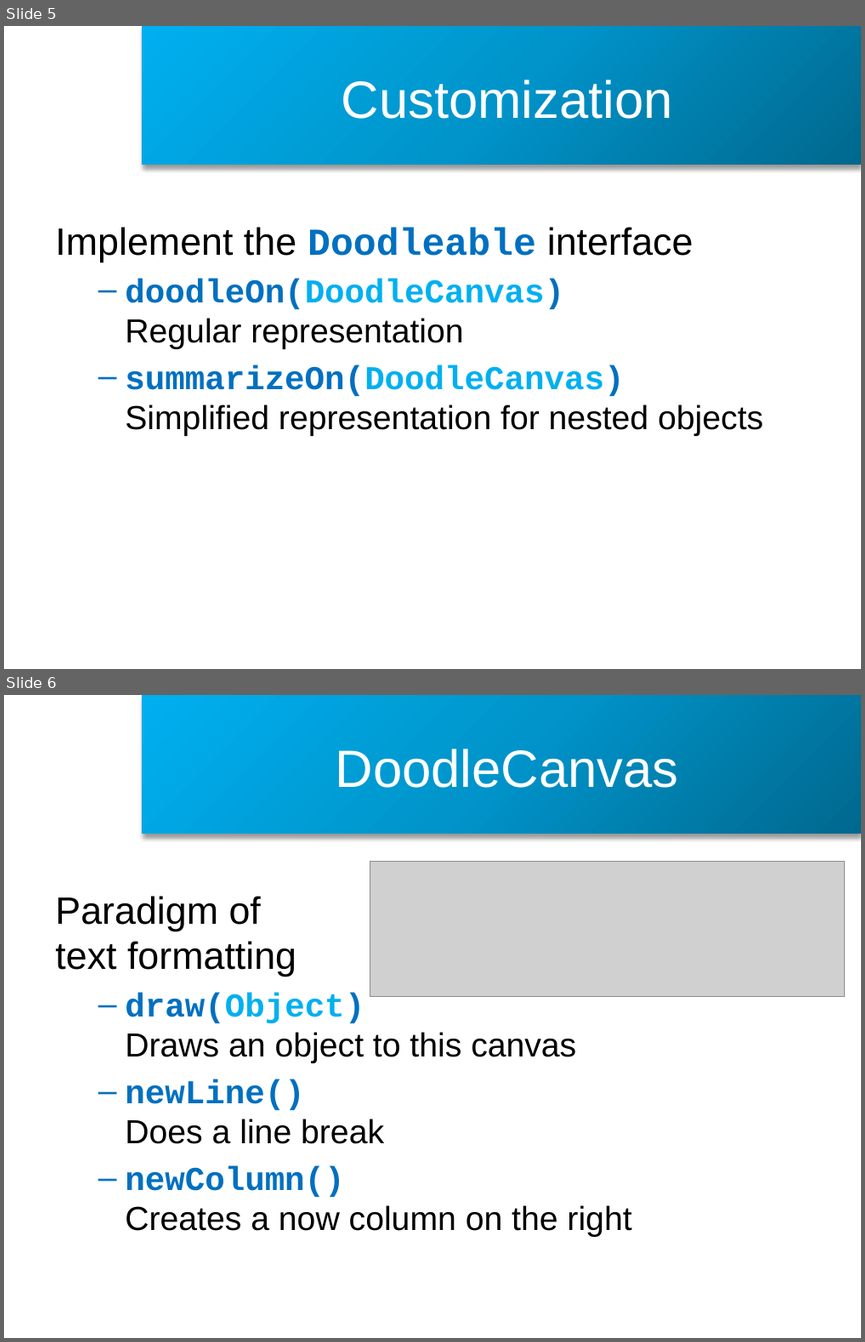
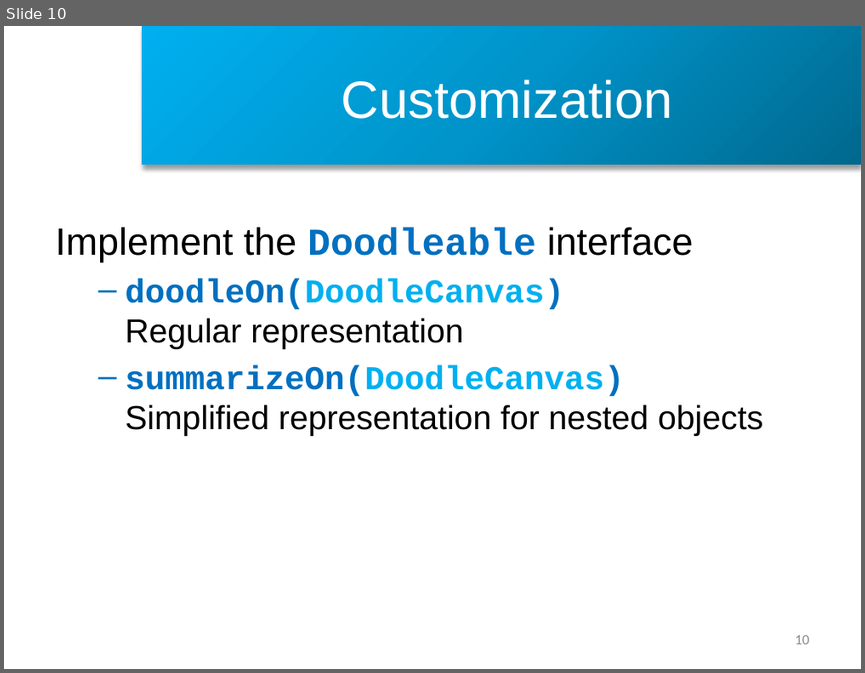
Before and after one commit to CedricReichenbach/DoodleDebug, a slide deck: presentations/Demo DoodleDebug Spring 2013.pptx. Shown one above the other, each under a label of ours: slides 5 and 6 before the commit, slide 10 after it. The pictures are 865x1342 and 865x673 pixels, drawn with LibreOffice and Linux fonts; fonts in the diff are those of the drawing; grey boxes stand for pictures; background and template pictures are left out. Boxes give left, top, right and bottom in pixels: in the first picture for what was removed or moved away, otherwise in the second. Text is boxed around its words. In the diff, an @@ line names an element or a change of style, - is before the commit and + after.

```diff
--- a/presentations/Demo DoodleDebug Spring 2013.pptx
+++ b/presentations/Demo DoodleDebug Spring 2013.pptx
@@ slide 6 removed at (x1=4, y1=695, x2=861, y2=1338), background #FFFFFF; not listed: 1 template element that a slide beside it also shows @@
@@ title removed at (x1=336, y1=749, x2=679, y2=788) @@
-DoodleCanvas
@@ picture removed at (x1=370, y1=862, x2=844, y2=996) @@
@@ text removed at (x1=55, y1=896, x2=631, y2=1236) @@
-Paradigm of
-text formatting
-  – draw(Object)
-    Draws an object to this canvas
-  – newLine()
-    Does a line break
-  – newColumn()
-    Creates a now column on the right
@@ what was slide 5 is now slide 10 @@
@@ slide 10 changed as well @@
@@ page number added at (x1=794, y1=635, x2=809, y2=644), 12 pt, text #8C8C8C @@
+10
```
Also in this commit, not shown: 12 other slides changed, 4 slides added, 4 other slides removed, 28 other files.
